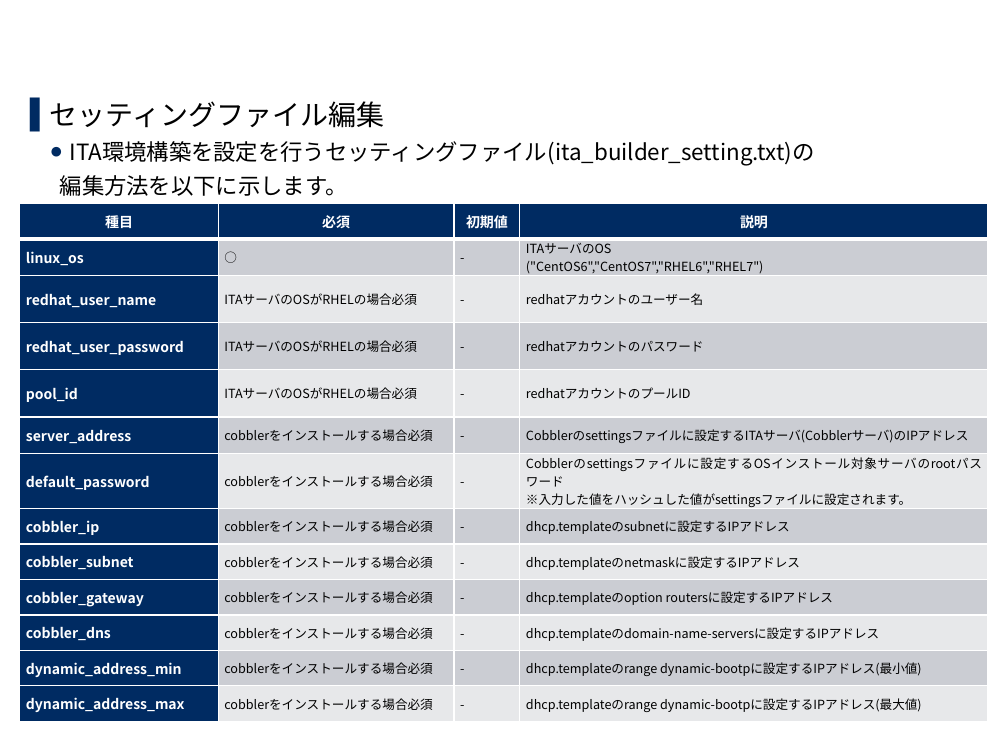
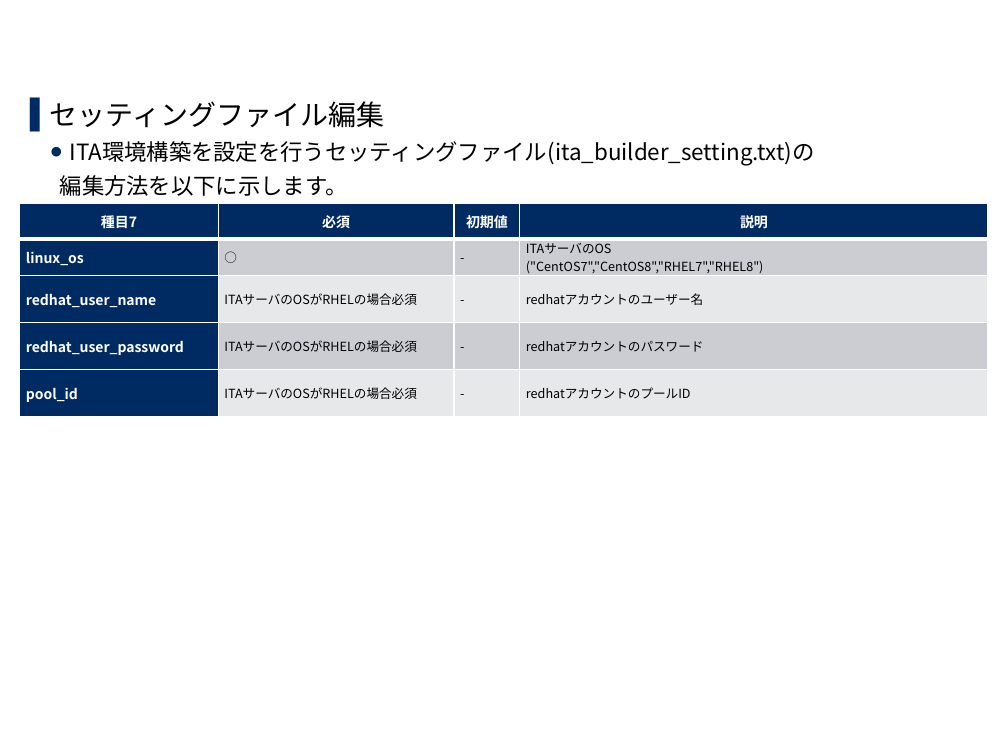
Before and after one commit to exastro-suite/it-automation-docs, a slide deck: slide 14 of asset/Learn_ja/ITA-online-install_ja.pptx. Drawn at 1008x756 pixels with LibreOffice and Linux fonts; fonts in the diff are those of the drawing; background and template pictures are left out. Boxes give left, top, right and bottom in pixels: in the first picture for what was removed or moved away, otherwise in the second. Text is boxed around its words. In the diff, an @@ line names an element or a change of style, - is before the commit and + after.

```diff
--- a/asset/Learn_ja/ITA-online-install_ja.pptx
+++ b/asset/Learn_ja/ITA-online-install_ja.pptx
@@ table at (x1=20, y1=204, x2=989, y2=416) @@
-row 1, column 1: 種目
+row 1, column 1: 種目7
@@ row 2, column 4: "ITAサーバのOS / ("CentOS6","CentOS7","RHEL6","RHEL7")" to "ITAサーバのOS / ("CentOS7","CentOS8","RHEL7","RHEL8")" @@
-row 6: server_address | cobblerをインストールする場合必須 | - | Cobblerのsettingsファイルに設定するITAサーバ(Cobblerサーバ)のIPアドレス
-row 7: default_password | cobblerをインストールする場合必須 | - | Cobblerのsettingsファイルに設定するOSインストール対象サーバのrootパスワード / ※入力した値をハッシュした値がsettingsファイルに設定されます。
-row 8: cobbler_ip | cobblerをインストールする場合必須 | - | dhcp.templateのsubnetに設定するIPアドレス
-row 9: cobbler_subnet | cobblerをインストールする場合必須 | - | dhcp.templateのnetmaskに設定するIPアドレス
-row 10: cobbler_gateway | cobblerをインストールする場合必須 | - | dhcp.templateのoption routersに設定するIPアドレス
-row 11: cobbler_dns | cobblerをインストールする場合必須 | - | dhcp.templateのdomain-name-serversに設定するIPアドレス
-row 12: dynamic_address_min | cobblerをインストールする場合必須 | - | dhcp.templateのrange dynamic-bootpに設定するIPアドレス(最小値)
-row 13: dynamic_address_max | cobblerをインストールする場合必須 | - | dhcp.templateのrange dynamic-bootpに設定するIPアドレス(最大値)
```
Also in this commit, not shown: 12 other slides changed.
